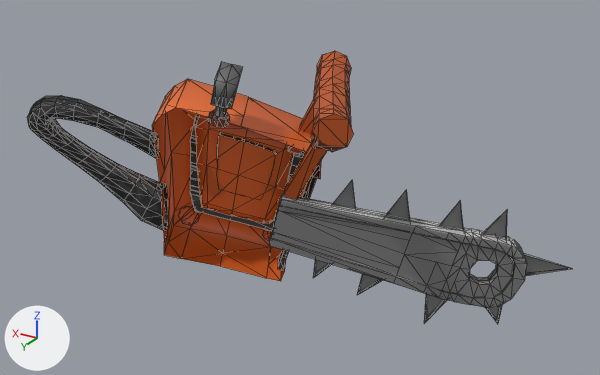
The glTF model MotosierraEAAL.glb, before and after one commit.
The view is the same before and after, from a 50 mm lens placed at (-3.39, 4.64, 3.55), pointed at (-0.52, -0.16, 1.15). Every picture has the same lights, and +X, +Y and +Z are marked at lower left. Mesh edges are drawn as thin lines. Where no turn or scale is listed for an object, it has been applied to the vertices. Vertices at the same position are counted once.

Script lines for the objects in view, before the commit:
```python
me_plane_002 = bpy.data.meshes.new('Plane.002')
me_plane_002.from_pydata(...)  # 945 vertices, 1648 faces; spans x -1.64..1.79, y -0.91..1.17, z -0.64..1.49
me_plane_002.materials.append(mat_material_009)  # picture img_diente
me_plane_002.materials.append(mat_material_001)  # picture img_cuerpo
me_plane_002.materials.append(mat_material_002)  # black #000000
me_plane_002.materials.append(mat_material_003)  # picture img_rejas
me_plane_002.materials.append(mat_material)  # picture img_perilla
me_plane_002.materials.append(mat_material_008)  # picture img_sierra
me_plane_002.materials.append(mat_material_007)  # picture img_mango
me_plane_002.materials.append(mat_material_005)  # picture img_agarre
me_plane_002.materials.append(mat_material_004)  # picture img_cube
me_plane_002.materials.append(mat_material_006)  # picture img_tornillos
ob_motosierra = bpy.data.objects.new('Motosierra', me_plane_002)
ob_motosierra.location = (-0.671, -0.269, 0.585)
```
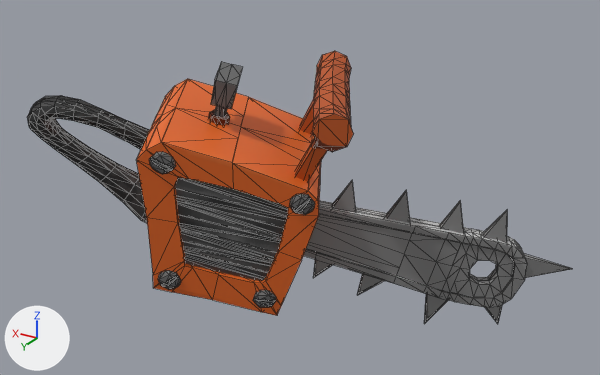
The newer file is also turned or shifted as a whole; pictures and numbers use the older file's frame.

What differs and where, as boxes [x1, y1, x2, y2] in the pictures (600 x 375 px):
part 1 of me_plane_002, added: after [175, 177, 288, 281]
part 2 of me_plane_002, added: after [158, 271, 181, 290]
part 3 of me_plane_002, added: after [290, 194, 315, 215]
part 4 of me_plane_002, added: after [253, 290, 276, 307]
part 5 of me_plane_002, added: after [149, 152, 175, 174]
part 6 of me_plane_002, built on: before [164, 141, 462, 281]; after [136, 108, 572, 324]

What the commit changed:
me_plane_002 is used by ob_motosierra; location (-0.671, -0.269, 0.585).
me_plane_002 had 945 vertices, 1648 faces and spanned x -1.64..1.79, y -0.91..1.17, z -0.64..1.49.
me_plane_002 now has 1205 vertices, 2105 faces and spans x -1.64..1.79, y -0.91..1.17, z -0.64..1.49.
me_plane_002 part 1: the loose piece of 58 vertices spanning x 0.34..1.14, y -0.28..0.19, z -0.02..1.06 is copied, and the copy is multiplied about the mesh origin by the matrix ((0.547, 0.831, -0.106), (0.831, -0.522, 0.193), (-0.106, 0.193, 0.975)); it spans x -0.11..0.73, y 0.51..0.99, z -0.11..0.96.
me_plane_002 part 2: a new loose piece of 27 vertices spanning x 0.68..0.84, y 0.87..0.98, z -0.07..0.09, in mat_material_006 (picture img_tornillos).
me_plane_002 part 3: a new loose piece of 24 vertices spanning x -0.23..-0.08, y 0.55..0.66, z 0.61..0.77, in mat_material_006 (picture img_tornillos).
me_plane_002 part 4: a new loose piece of 24 vertices spanning x 0.09..0.25, y 0.54..0.63, z -0.22..-0.06, in mat_material_006 (picture img_tornillos).
me_plane_002 part 5: a new loose piece of 24 vertices spanning x 0.55..0.7, y 1.02..1.12, z 0.9..1.07, in mat_material_006 (picture img_tornillos).
Part 6, on me_plane_002:
44 faces are deleted.
87 vertices are added at x -1.63..0.98, y -0.89..1.14, z -0.63..1.13.
5 new vertices lie (-0.08, 0.15, -0.02) away from vertices in x 0.05..1.08, y 0.14..0.64, z -0.25..1.2.
11 new vertices lie (0.05, -0.09, 0.01) away from vertices in x -0.06..0.64, y 0.6..1.0, z 0.01..0.88.
171 new faces join them, mat_material_001 (picture img_cuerpo).
3 new faces join them, mat_material_002 (black #000000).
19 new faces join them, mat_material (picture img_perilla).
19 new faces join them, mat_material_008 (picture img_sierra).
63 new faces join them, mat_material_009 (picture img_diente).
